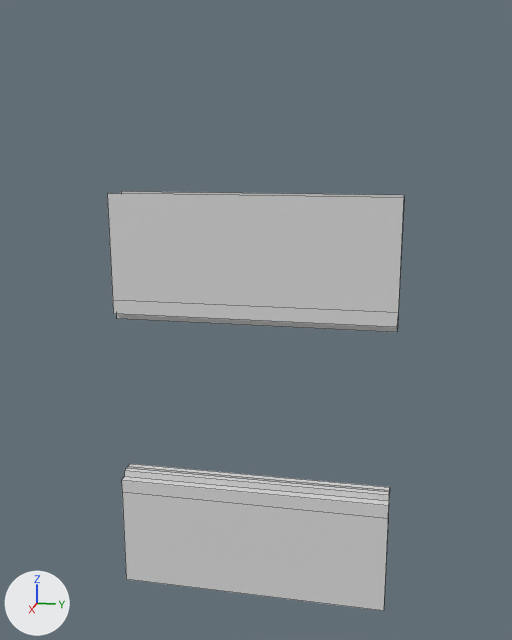
The FBX model Assets/ProjectPsi/Meshes/Imports from Maya/WallPanelWindowFrameCenter_02.fbx as it was, and as the next commit left it.
Camera for both pictures: a 50 mm camera at (-0.0534, -0.0003, 0.0332) aimed at (-0.1016, -0.0099, 0.0212). Arrows for +X, +Y and +Z are at lower left; the lights stay in place. Mesh edges are drawn as thin lines. Where no turn or scale is listed for an object, it has been applied to the vertices.

Names of what the first picture shows: 'WallPanelWindow_Center_01'.
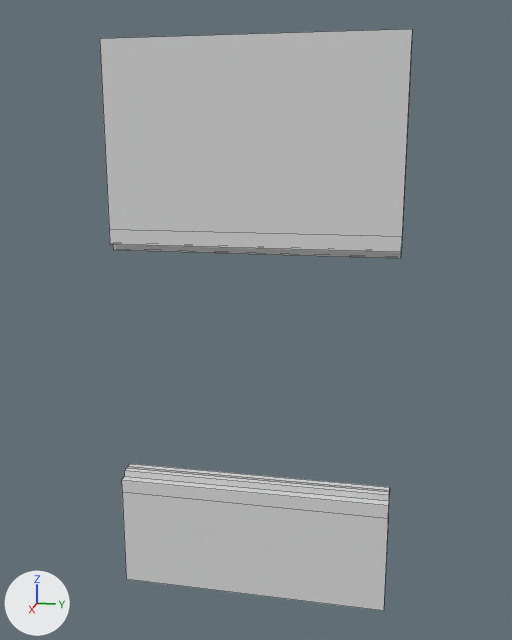
Edits to the scene script, one JSON object a line:
```json
{"block": "me_mesh", "where": "me_mesh.from_pydata(...)  # 56 vertices, 26 faces; spans x -0.0025..0.0, y -0.01..0.01, z 0.0..0.03"}
{"block": "me_mesh", "where": "# used by ob_wallpanelwindow_center_01; location = (-0.1, -0.01, 0.0)"}
{"block": "me_mesh", "change": "me_mesh part 1: all 24 vertices in x -0.0025..0.0, y -0.01..0.01, z 0.021..0.0225 are moved by (0.0, 0.0, 0.005)"}
{"block": "me_mesh", "change": "me_mesh part 2: all 4 vertices in x -0.0025..0.0, y -0.01..0.01, z 0.03 are moved by (0.0, 0.0, 0.01)"}
```

Location of each change, [x1, y1, x2, y2] in pixels of the pictures (512 x 640 px; the box of a moved part takes in the faces that stretch with it):
```json
{"object": "WallPanelWindow_Center_01", "change": "reshaped", "before": [107, 191, 404, 611], "after": [100, 29, 412, 611], "on screen": "38% taller"}
{"part": 1, "of": "me_mesh", "change": "moved or reshaped", "before": [113, 300, 398, 332], "after": [109, 230, 402, 259]}
{"part": 2, "of": "me_mesh", "change": "moved or reshaped", "before": [107, 191, 404, 313], "after": [100, 29, 412, 237]}
```
